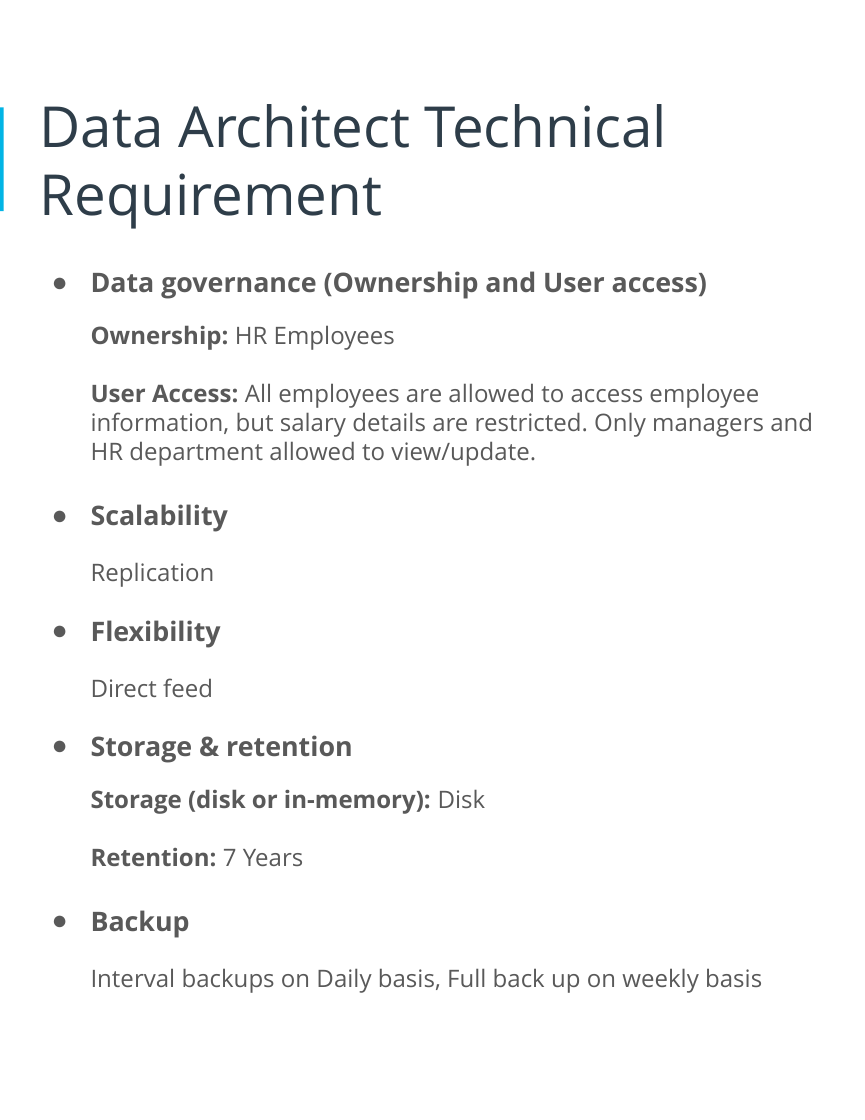
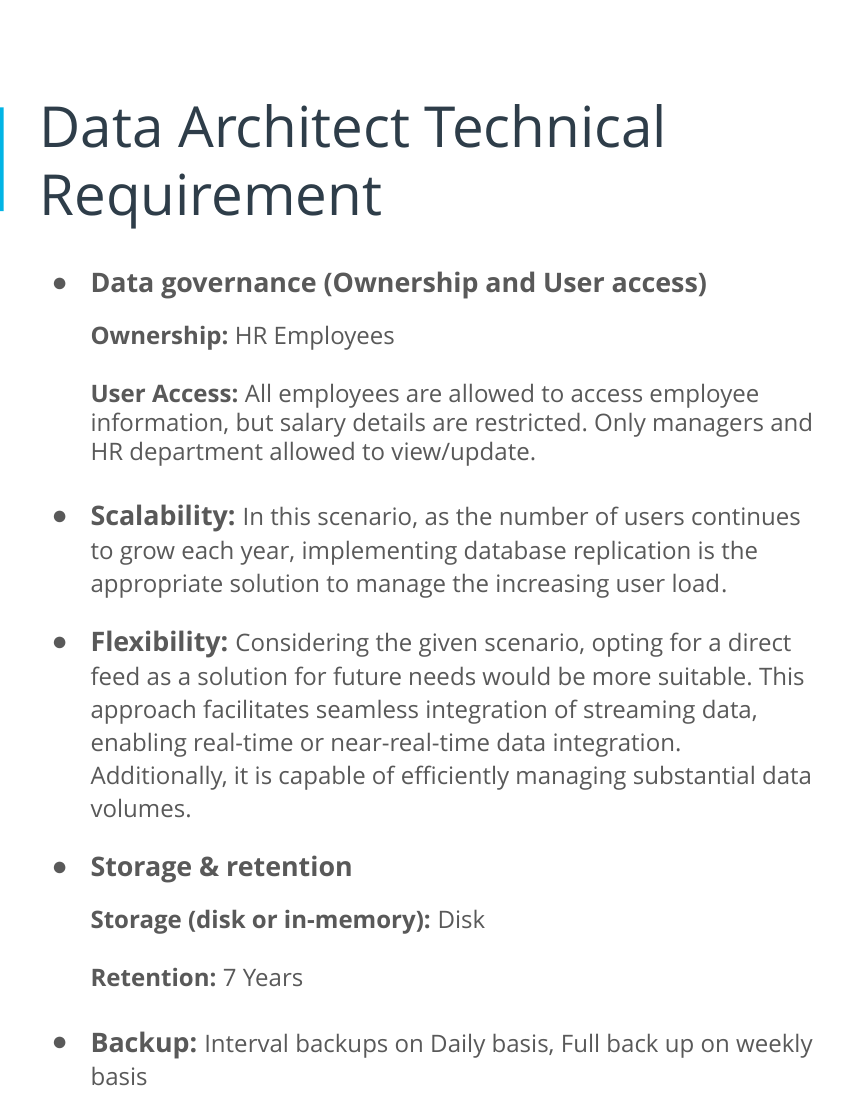
Before and after one commit to jabbala/data-architect-expert, a slide deck: slide 8 of project_1_tech_abc_hr_management/Project_report.pptx. Drawn at 865x1120 pixels with LibreOffice and Linux fonts; fonts in the diff are those of the drawing. Boxes give left, top, right and bottom in pixels: in the first picture for what was removed or moved away, otherwise in the second. Text is boxed around its words. In the diff, an @@ line names an element or a change of style, - is before the commit and + after.

```diff
--- a/project_1_tech_abc_hr_management/Project_report.pptx
+++ b/project_1_tech_abc_hr_management/Project_report.pptx
@@ text at box(91, 504, 812, 818): text changed; size 19 to 17 pt; bold off @@
-● Scalability
-Replication
-● Flexibility
-Direct feed
+● Scalability: In this scenario, as the number of users continues to grow each year, implementing database replication is the appropriate solution to manage the increasing user load.
+● Flexibility: Considering the given scenario, opting for a direct feed as a solution for future needs would be more suitable. This approach facilitates seamless integration of streaming data, enabling real-time or near-real-time data integration. Additionally, it is capable of efficiently managing substantial data volumes.
@@ text at box(91, 1031, 812, 1085): text changed @@
-● Backup
-Interval backups on Daily basis, Full back up on weekly basis
+● Backup: Interval backups on Daily basis, Full back up on weekly basis
```
Also in this commit, not shown: 1 other slide changed.
